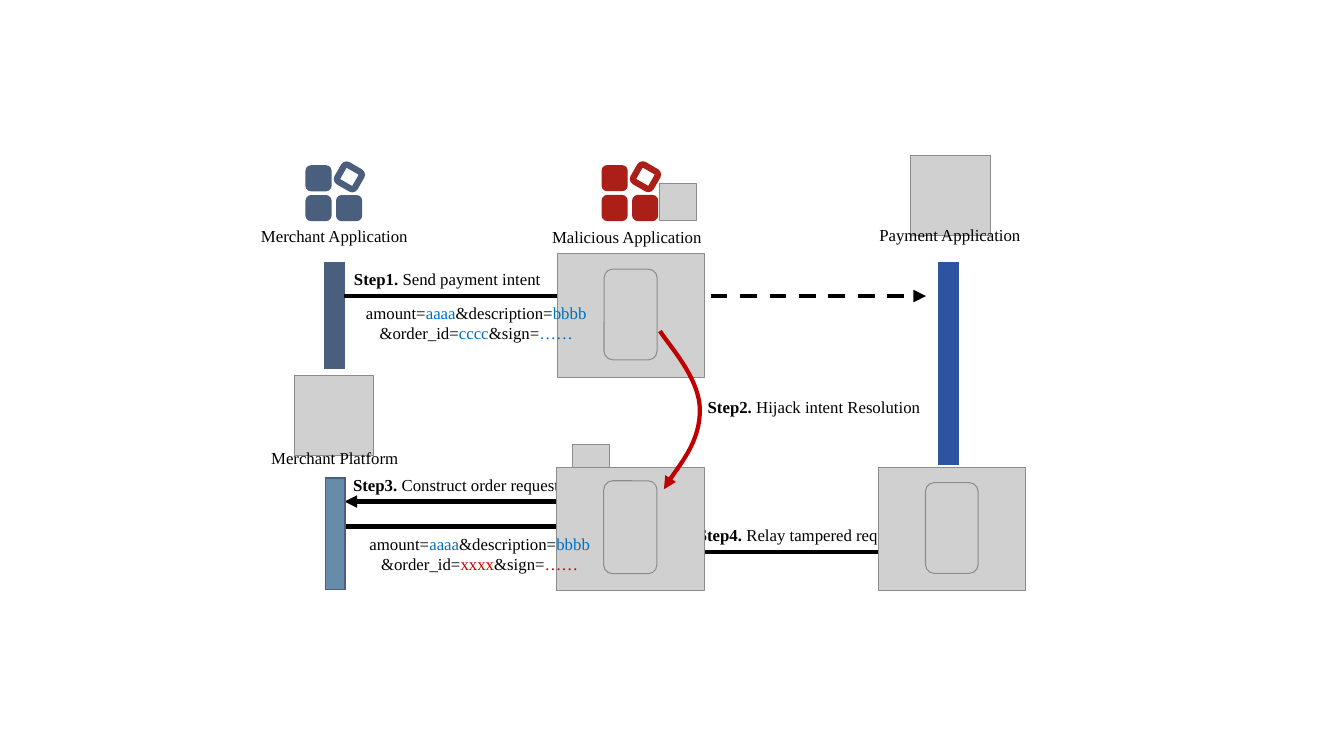
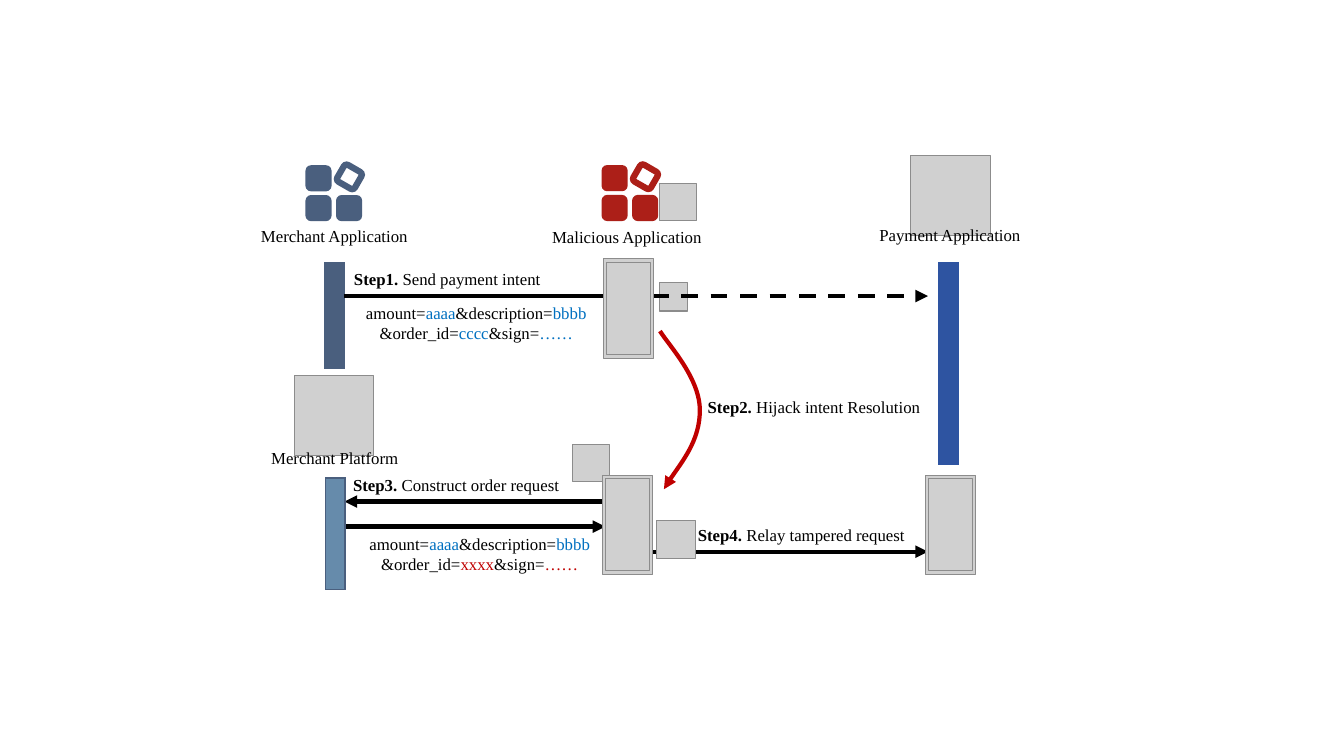
Before and after one commit to OccDeser/paper-third-party-online-payment-TDSC, a slide deck: slide 4 of img-source/images.pptx. Drawn at 1344x756 pixels with LibreOffice and Linux fonts; fonts in the diff are those of the drawing; grey boxes stand for pictures. Boxes give left, top, right and bottom in pixels: in the first picture for what was removed or moved away, otherwise in the second. Text is boxed around its words. In the diff, an @@ line names an element or a change of style, - is before the commit and + after.

```diff
--- a/img-source/images.pptx
+++ b/img-source/images.pptx
@@ picture: place and size @@
-picture at [558,253,705,377]
+picture at [603,259,653,358]
@@ picture: place and size @@
-picture at [604,269,657,360]
+picture at [607,262,650,355]
@@ picture added at [659,282,688,311] @@
@@ picture: place and size @@
-picture at [557,467,704,591]
+picture at [603,475,653,574]
@@ picture: place and size @@
-picture at [604,481,657,574]
+picture at [606,479,649,572]
@@ picture: place and size @@
-picture at [878,467,1025,591]
+picture at [926,475,976,574]
@@ picture: place and size @@
-picture at [926,483,978,574]
+picture at [929,478,972,571]
@@ picture added at [656,520,696,560] @@
@@ arrow moved from (652, 552) - (926, 552) to (650, 552) - (929, 552) @@
```
Also in this commit, not shown: 2 slides added, 1 slide removed.
